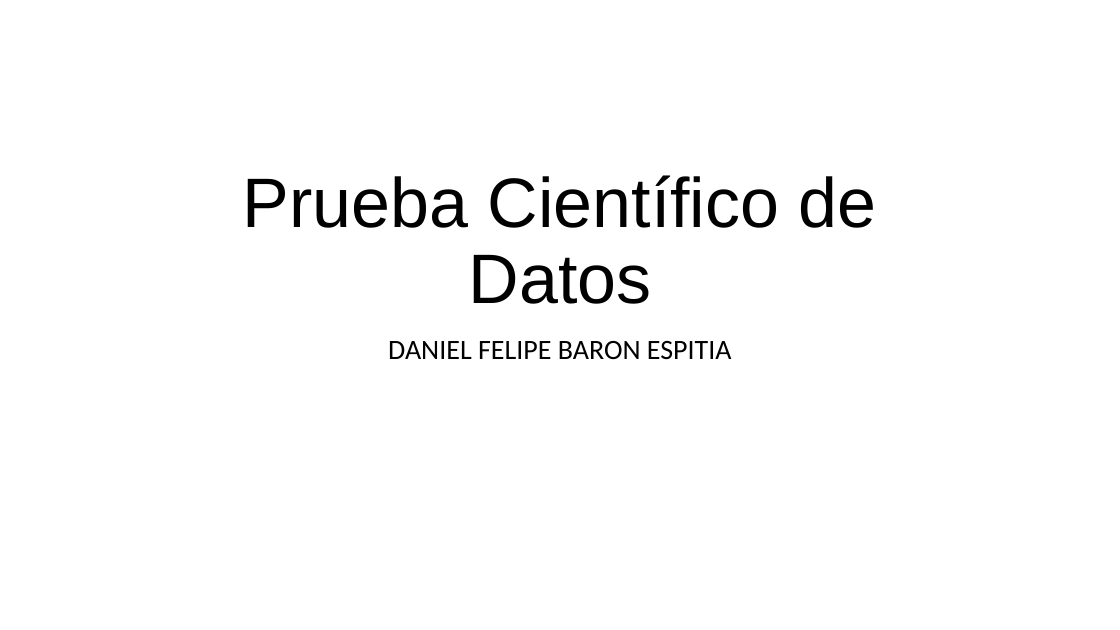
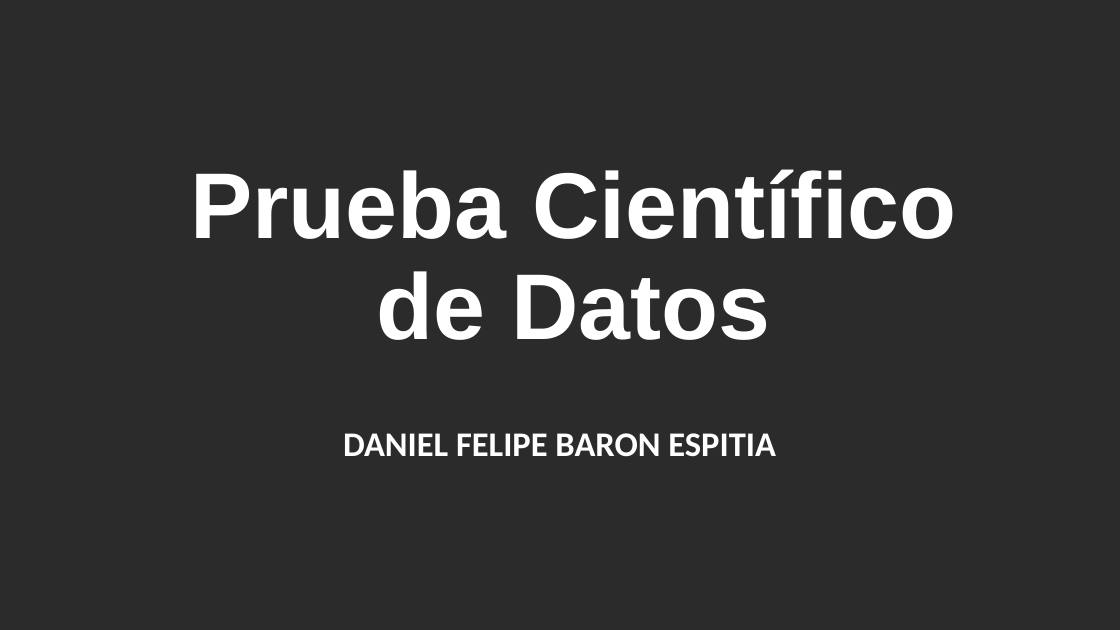
Before and after one commit to dfbaron/PruebaTecnicaDavivienda-DanielBaron, a slide deck: slide 1 of Prueba Científico de Datos.pptx. Drawn at 1120x630 pixels with LibreOffice and Linux fonts; fonts in the diff are those of the drawing; background and template pictures are left out; a plain dark background stands for a picture behind light text. Boxes give left, top, right and bottom in pixels: in the first picture for what was removed or moved away, otherwise in the second. Text is boxed around its words. In the diff, an @@ line names an element or a change of style, - is before the commit and + after.

```diff
--- a/Prueba Científico de Datos.pptx
+++ b/Prueba Científico de Datos.pptx
@@ background #FFFFFF to picture (left out) @@
@@ title "Prueba Científico de Datos": place and size @@
-title "Prueba Científico de Datos" at (243,175,877,304)
+title "Prueba Científico de Datos" at (190,169,957,340)
@@ title "Prueba Científico de Datos" at (190,169,957,340): size 60 to 80 pt, text colour #000000 to #FFFFFF, bold on @@
@@ subtitle "DANIEL FELIPE BARON ESPITIA": place and size @@
-subtitle "DANIEL FELIPE BARON ESPITIA" at (388,341,732,360)
+subtitle "DANIEL FELIPE BARON ESPITIA" at (343,433,776,457)
@@ subtitle "DANIEL FELIPE BARON ESPITIA" at (343,433,776,457): size 24 to 29.6 pt, text colour #000000 to #FFFFFF, bold on; line spacing 0.9 to 0.8 @@
```
Also in this commit, not shown: 10 other slides changed, 19 slides added, 7 other files.
